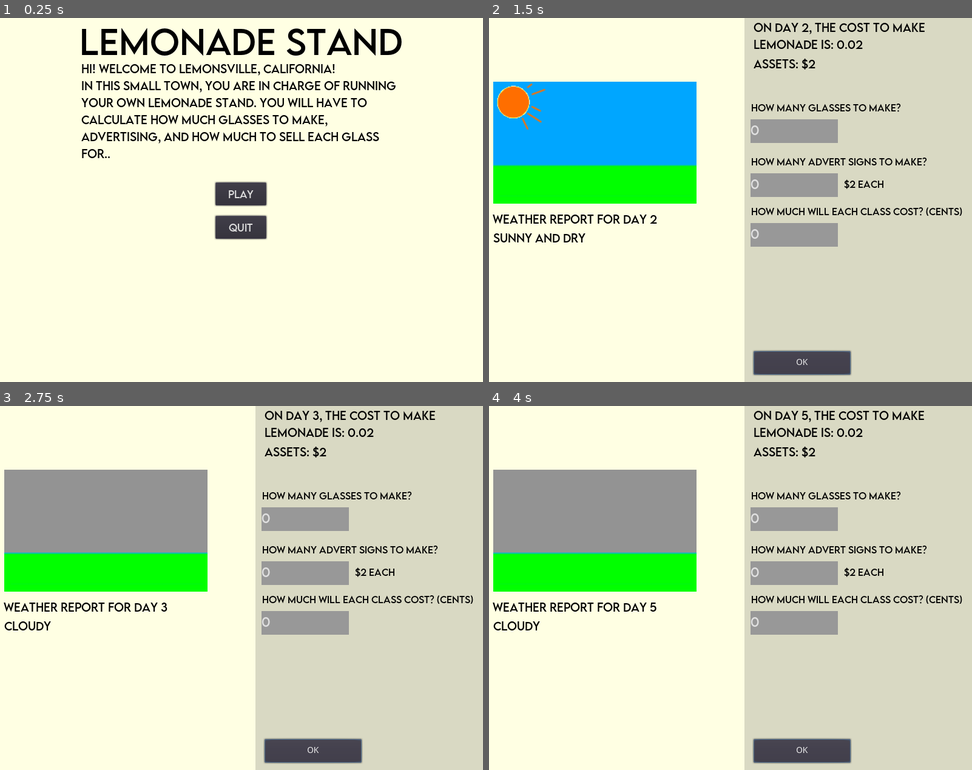
Above: before the commit, frames 1-4 (two rows, left to right).
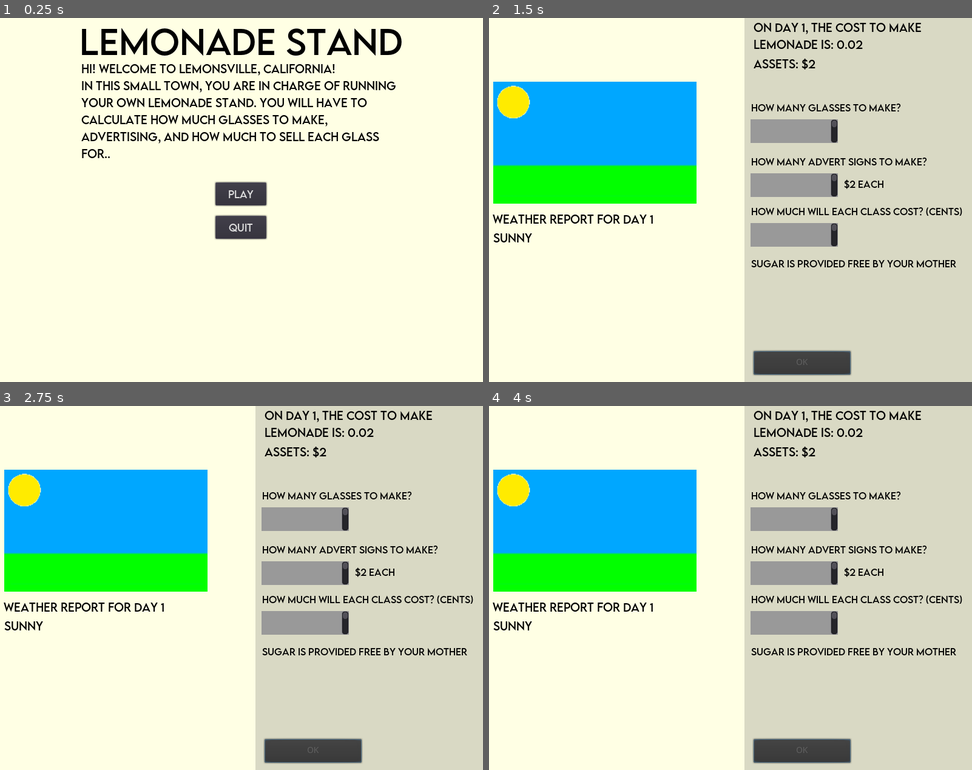
Above: after the commit, the same moments.

Repository: Boyquotes/GodotLemonade
Game: Godot game, scene res://scenes/Main.tscn
Same seed, same stepped clock (60 frames per second), same inputs: the game is played once before the commit and once after it.
Inputs (mouse positions are in pixels of both pictures, inside the frame that each line leads up to):
- Up to frame 1 (0.25 s): no input
- Up to frame 2 (1.5 s): click "PLAY" at 0.5 s; click (802, 363) at 1.25 s, where only the run before the commit has a clickable "OK"
- Up to frame 3 (2.75 s): click (313, 751) at 2 s, where only the run before the commit has a clickable "OK"
- Up to frame 4 (4 s): click (802, 751) at 2.75 s, where only the run before the commit has a clickable "OK"; tap Enter at 3.5 s

The runs differ from the first frame. In frame 2, 1.8% of the frame differs, in the area x 1-97%, y 1-96%; in frame 3, 11%, in the area x 0-97%, y 1-96%; in frame 4, 11%.

Commit message:
process sellPrice on sunny&dry days

Diff:
--- a/Main.gd
+++ b/Main.gd
@@ -6,14 +6,18 @@
 	$UI/dayContainer.visible = false
 
 func _on_playBtn_pressed():
-	$UI/startUp.queue_free() # removes startup nodes, after 8 secs
+	$UI/startUp.queue_free() # removes startup nodes (forgot to include more comments)
 	$UI/dayContainer.visible = true
 	startDay()
 
+func _process(_delta):
+	if $UI/dayContainer/price/advertTxt.text.empty() || $UI/dayContainer/price/costTxt.text.empty() || $UI/dayContainer/price/makeTxt.text.empty():
+		$UI/dayContainer/price/button.disabled = true
+	else:
+		$UI/dayContainer/price/button.disabled = false
+
 func startDay():
-	Global.advertCost = 2.00
 	Global.currDay += 1
-	$UI/dayContainer/price/makeTxt.text = "0"
 	$UI/dayContainer/sunny.visible = false
 	$UI/dayContainer/sunnydry.visible = false
 	$UI/dayContainer/cloudy.visible = false
@@ -33,11 +37,18 @@
 		if $UI/dayContainer/price/advertTxt.text <= "0":
 			Global.cost = Global.costToMake * int($UI/dayContainer/price/makeTxt.text)
 		Global.cost = Global.costToMake * int($UI/dayContainer/price/makeTxt.text) + int($UI/dayContainer/price/advertTxt.text) * Global.advertCost
+		Global.sellPrice = float($UI/dayContainer/price/costTxt.text) * int($UI/dayContainer/price/makeTxt.text)
 		print(Global.cost)
+		print(Global.sellPrice)
 		finaceReport()
 
 func finaceReport():
 	Global.assets -= Global.cost
+	if $UI/dayContainer/weatherLbl.text == "sunny and dry":
+		if Global.sellPrice >= 0.90:
+			Global.sellPrice = rand_range(0.10,0.45)
+			print(Global.sellPrice)
+			Global.assets += Global.sellPrice - randi()%3+1
 	if Global.assets <= 0:
 		handleBankru()
 	startDay()
--- a/global.gd
+++ b/global.gd
@@ -4,7 +4,7 @@
 var costToMake = 0.02
 var advertCost = 2.00
 var sellPrice = 0
-var finalCost = 0
 var assets = 2.00
 var cost = 0
+var profit = 0
 var weatherTypes = ["sunny", "sunny and dry", "cloudy"]
--- a/project.godot
+++ b/project.godot
@@ -10,7 +10,7 @@
 
 [application]
 
-config/name="GodotLemon"
+config/name="GodotLemonade"
 run/main_scene="res://scenes/Main.tscn"
 config/icon="res://icon.png"
 
@@ -37,5 +37,6 @@
 
 [rendering]
 
+quality/driver/driver_name="GLES2"
 environment/default_clear_color=Color( 1, 1, 0.894118, 1 )
 environment/default_environment="res://default_env.tres"
--- a/scenes/Main.tscn
+++ b/scenes/Main.tscn
@@ -256,7 +256,6 @@
 custom_fonts/font = SubResource( 11 )
 custom_styles/focus = SubResource( 8 )
 custom_styles/normal = SubResource( 9 )
-text = "0"
 caret_blink = true
 
 [node name="lblFour" type="Label" parent="UI/dayContainer/price"]
@@ -302,7 +301,6 @@
 custom_fonts/font = SubResource( 11 )
 custom_styles/focus = SubResource( 8 )
 custom_styles/normal = SubResource( 9 )
-text = "0"
 caret_blink = true
 
 [node name="lblSix" type="Label" parent="UI/dayContainer/price"]
@@ -318,6 +316,21 @@
 custom_colors/font_color = Color( 0, 0, 0, 1 )
 custom_fonts/font = SubResource( 10 )
 text = "How much will each class cost? (cents)"
+autowrap = true
+
+[node name="lblSeven" type="Label" parent="UI/dayContainer/price"]
+anchor_left = 0.029
+anchor_top = 0.249
+anchor_right = 0.029
+anchor_bottom = 0.249
+margin_left = 0.125002
+margin_top = 244.6
+margin_right = 350.125
+margin_bottom = 269.6
+rect_pivot_offset = Vector2( 131, 155 )
+custom_colors/font_color = Color( 0, 0, 0, 1 )
+custom_fonts/font = SubResource( 10 )
+text = "Sugar is provided free by your mother"
 autowrap = true
 
 [node name="costTxt" type="TextEdit" parent="UI/dayContainer/price"]
@@ -333,7 +346,6 @@
 custom_fonts/font = SubResource( 11 )
 custom_styles/focus = SubResource( 8 )
 custom_styles/normal = SubResource( 9 )
-text = "0"
 caret_blink = true
 
 [node name="button" type="Button" parent="UI/dayContainer/price"]
